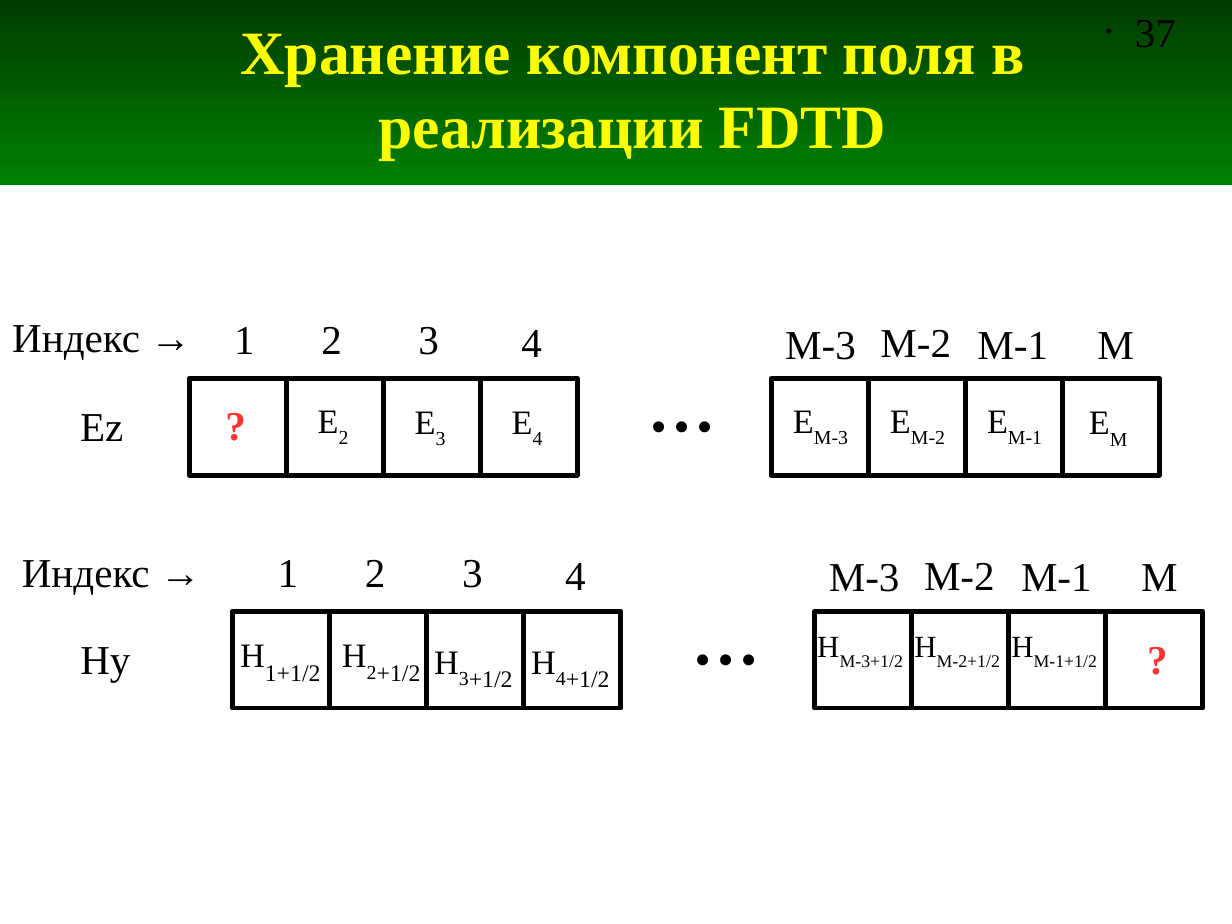
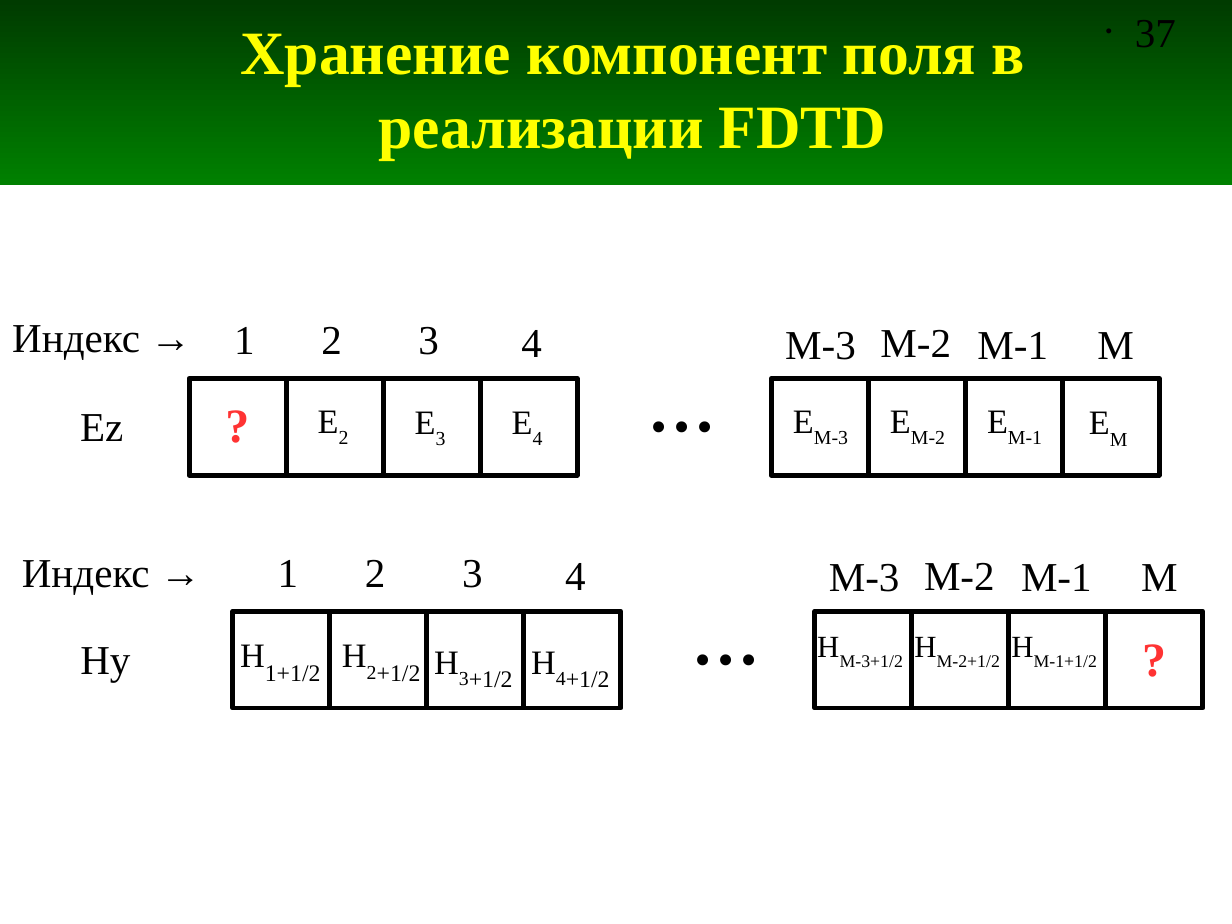
Before and after one commit to andris0147sv/modelling, a slide deck: slide 37 of presentations/2. FDTD.odp. Drawn at 1232x924 pixels with LibreOffice and Linux fonts; fonts in the diff are those of the drawing. Boxes give left, top, right and bottom in pixels: in the first picture for what was removed or moved away, otherwise in the second. Text is boxed around its words. In the diff, an @@ line names an element or a change of style, - is before the commit and + after.

```diff
--- a/presentations/2. FDTD.odp
+++ b/presentations/2. FDTD.odp
@@ text "?" at (213, 388, 276, 469): size 24 to 28 pt @@
@@ text "?" at (1130, 622, 1178, 692): size 24 to 28 pt @@
```
Also in this commit, not shown: 7 other slides changed, 14 slides added.
